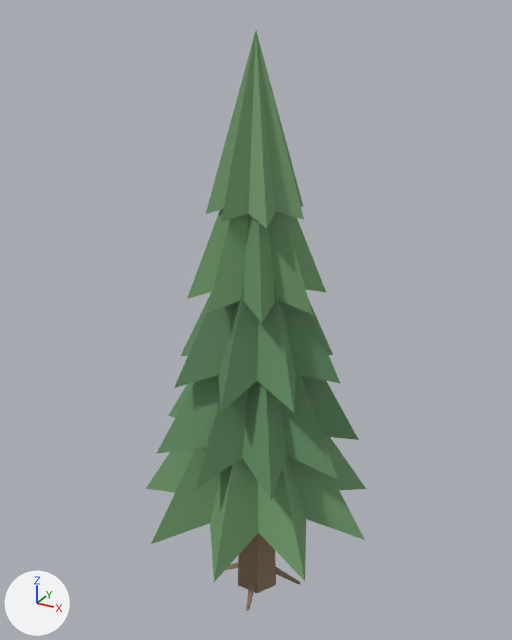
The glTF model art/props/pine_1/export/pine_1.glb as it was, and as the next commit left it.
Camera for both pictures: a 50 mm camera at (3.15, -5.74, 6.22) aimed at (-0.06, 0.09, 3.3). Every picture has the same lights, and +X, +Y and +Z are marked at lower left. The first picture is the older version. Vertices at exactly the same position are counted once.

Objects in the first picture: 'pine_1.001'.
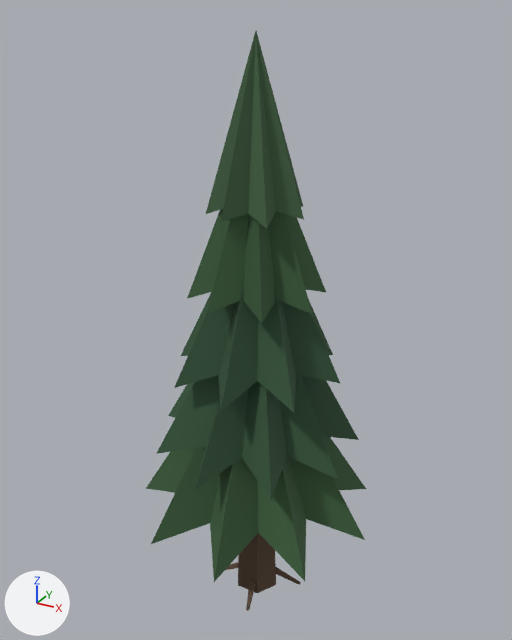
The edits, one by one:
me_pine_1 has 136 vertices, 228 faces and spans x -1.22..1.3, y -1.28..1.28, z -0.02..6.06.
me_pine_1 is used by ob_pine_1_001; location (0.0, 0.0, 0.0).
me_pine_1 part 1: 107 faces centred in x -0.67..0.67, y -0.7..0.67, z 1.89..5.02 are repainted in the vertex colours; the middle colour goes from green #75a372 to dark green #3b613f.
me_pine_1 part 2: 60 faces centred in x -0.5..0.5, y -0.5..0.5, z -0.01..1.68 are repainted in the vertex colours; the middle colour goes from brown #9b8169 to brown #614b38.

What differs and where, as boxes [x1, y1, x2, y2] in the pictures (512 x 640 px):
part 1 of me_pine_1, recoloured (green to dark green)
    both: [146, 31, 366, 582]
part 2 of me_pine_1, recoloured (darker)
    both: [226, 533, 301, 611]
